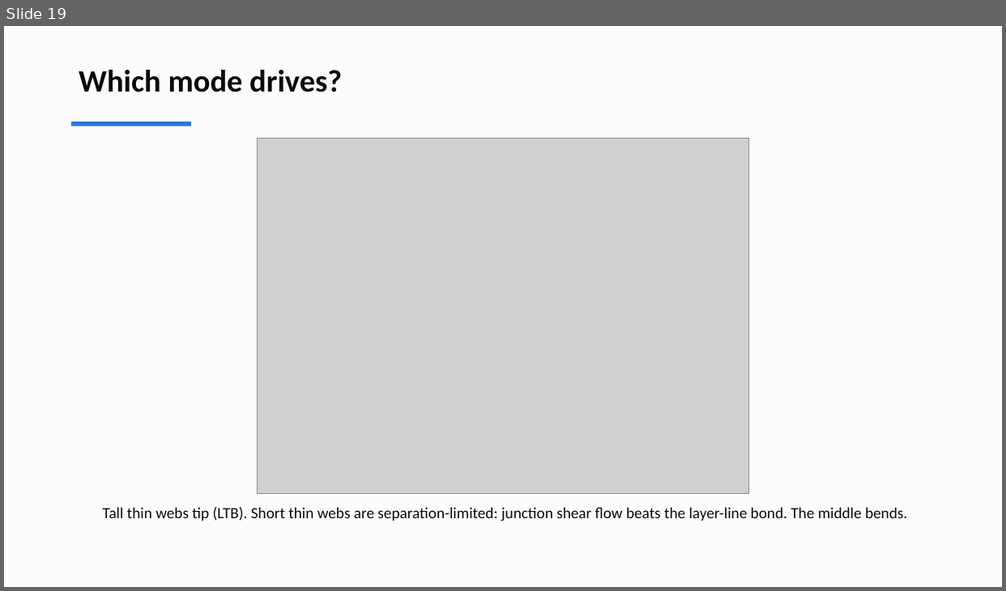
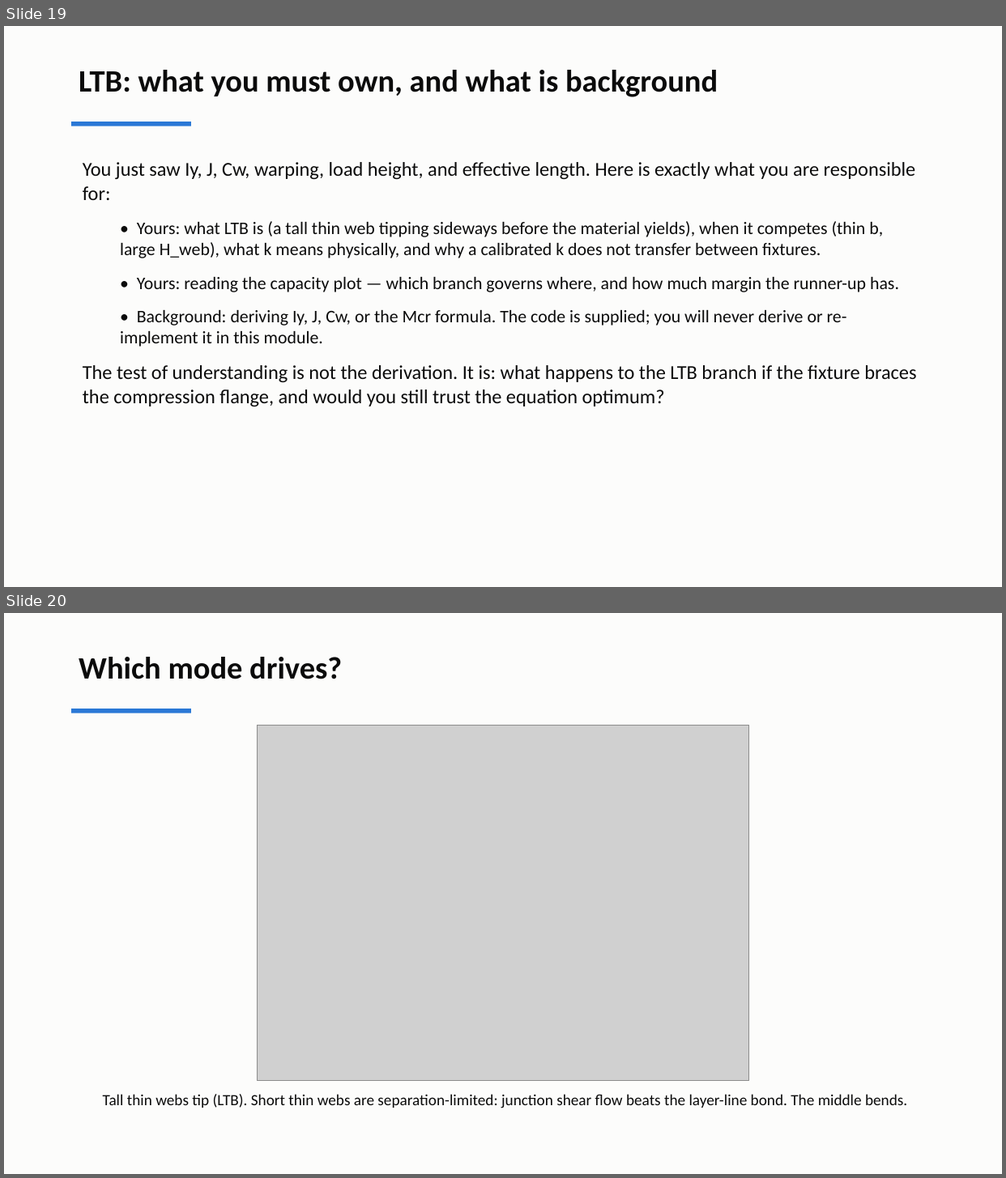
Before and after one commit to andrewvoss8-boop/core-me-data-science-activities-public, a slide deck: me323/Module1_drafts/ME323_Module1_Lecture1.pptx. Shown one above the other, each under a label of ours: slide 19 before the commit, slides 19 and 20 after it. The pictures are 1006x591 and 1006x1178 pixels, drawn with LibreOffice and Linux fonts; fonts in the diff are those of the drawing; grey boxes stand for pictures. Boxes give left, top, right and bottom in pixels: in the first picture for what was removed or moved away, otherwise in the second. Text is boxed around its words. In the diff, an @@ line names an element or a change of style, - is before the commit and + after.

```diff
--- a/me323/Module1_drafts/ME323_Module1_Lecture1.pptx
+++ b/me323/Module1_drafts/ME323_Module1_Lecture1.pptx
@@ slide 19 added at (4, 26, 1002, 587), background #FCFCFB @@
@@ text added at (79, 70, 718, 97), 30 pt, text #0B0B0B, bold @@
+LTB: what you must own, and what is background
@@ rectangle added at (71, 122, 191, 126), fill #2A78D6 @@
@@ text added at (83, 162, 916, 407), 17 pt, text #0B0B0B @@
+You just saw Iy, J, Cw, warping, load height, and effective length. Here is exactly what you are responsible for:
+  • Yours: what LTB is (a tall thin web tipping sideways before the material yields), when it competes (thin b, large H_web), what k means physically, and why a calibrated k does not transfer between fixtures.
+  • Yours: reading the capacity plot — which branch governs where, and how much margin the runner-up has.
+  • Background: deriving Iy, J, Cw, or the Mcr formula. The code is supplied; you will never derive or re-implement it in this module.
+The test of understanding is not the derivation. It is: what happens to the LTB branch if the fixture braces the compression flange, and would you still trust the equation optimum?
@@ what was slide 19 is now slide 20 @@
```
Also in this commit, not shown: 2 slides changed, 1 other slide added, 20 other files.
